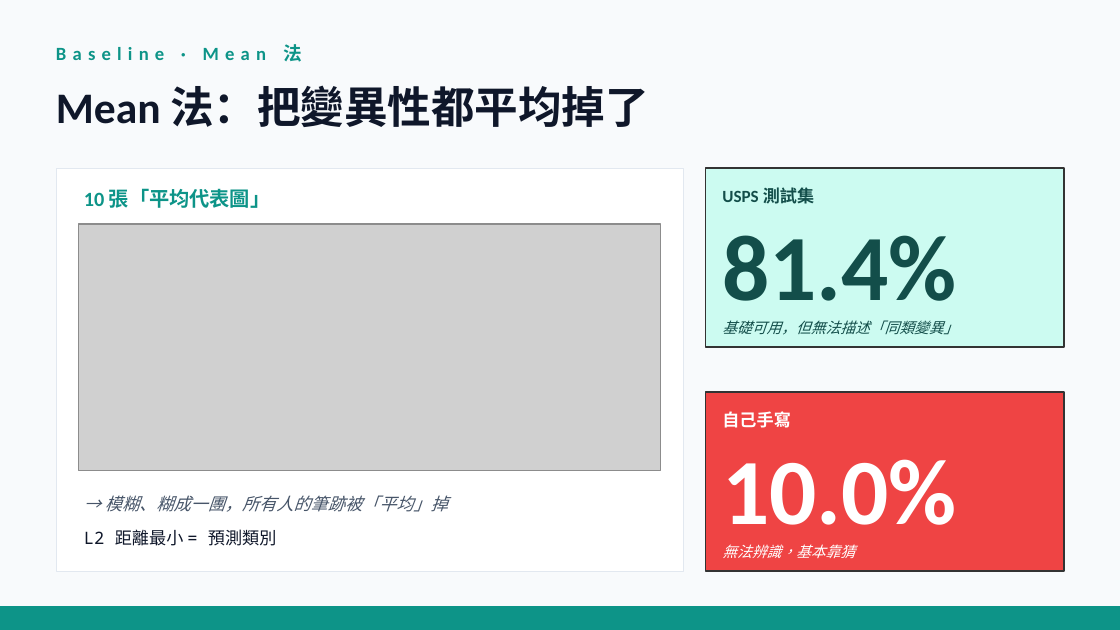
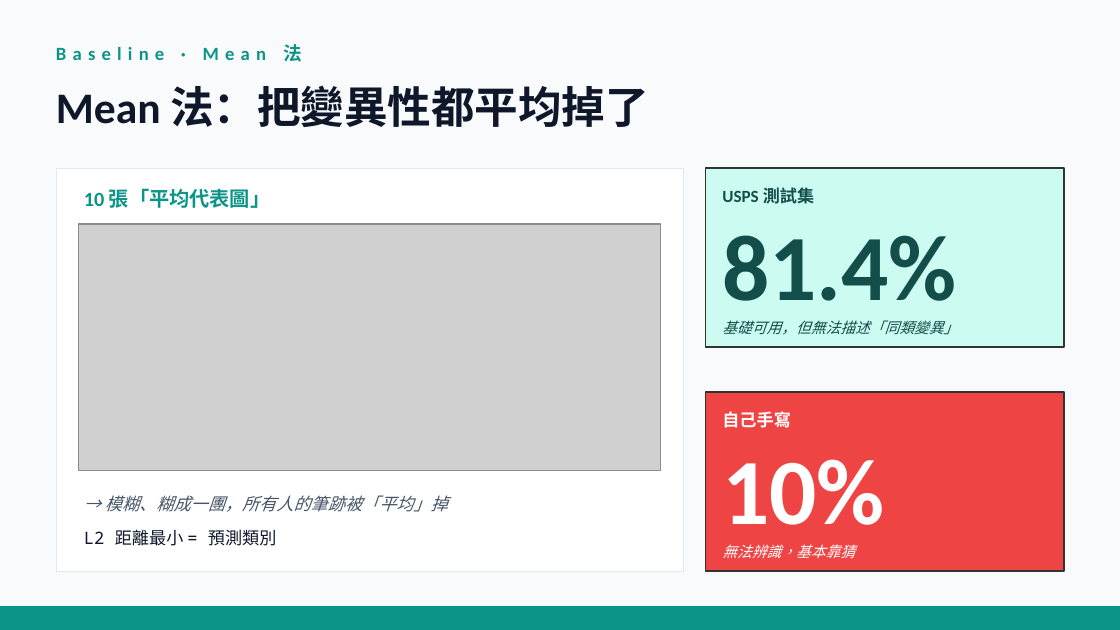
Before and after one commit to ericadgjl-huang/Handwriting_Recognition, a slide deck: slide 4 of hw2_handwriting 簡報.pptx. Drawn at 1120x630 pixels with LibreOffice and Linux fonts; fonts in the diff are those of the drawing; grey boxes stand for pictures. Boxes give left, top, right and bottom in pixels: in the first picture for what was removed or moved away, otherwise in the second. Text is boxed around its words. In the diff, an @@ line names an element or a change of style, - is before the commit and + after.

```diff
--- a/hw2_handwriting 簡報.pptx
+++ b/hw2_handwriting 簡報.pptx
@@ text at bbox=[722, 459, 885, 547]: text changed @@
-10.0%
+10%
```
Also in this commit, not shown: 6 other slides changed, 1 other file.
